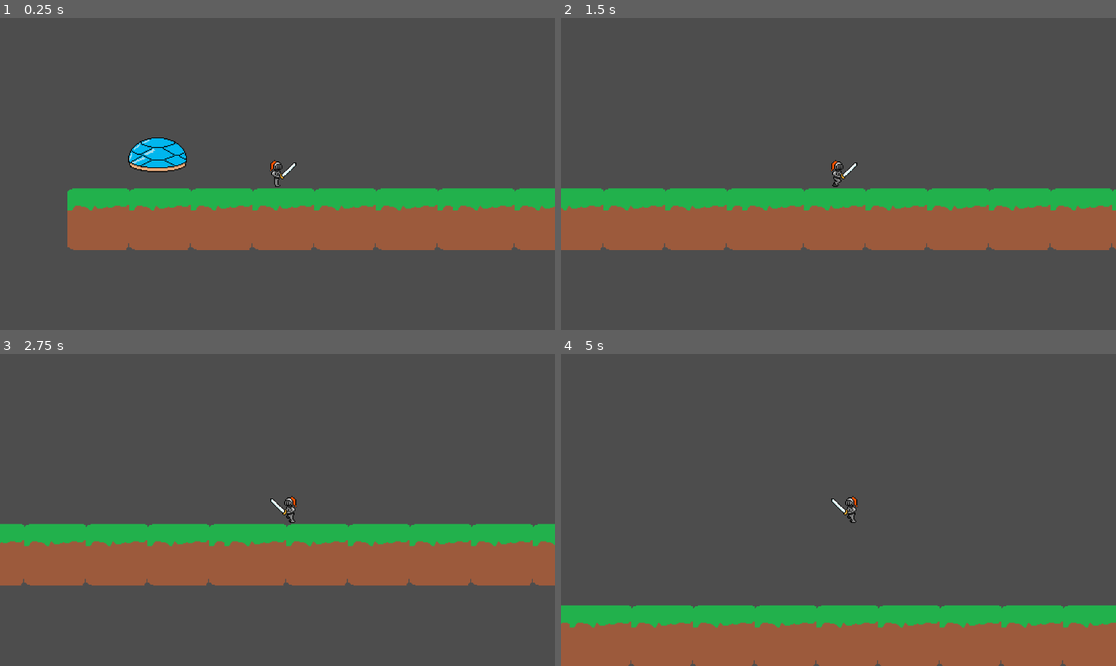
Above: before the commit, frames 1-4 (two rows, left to right).
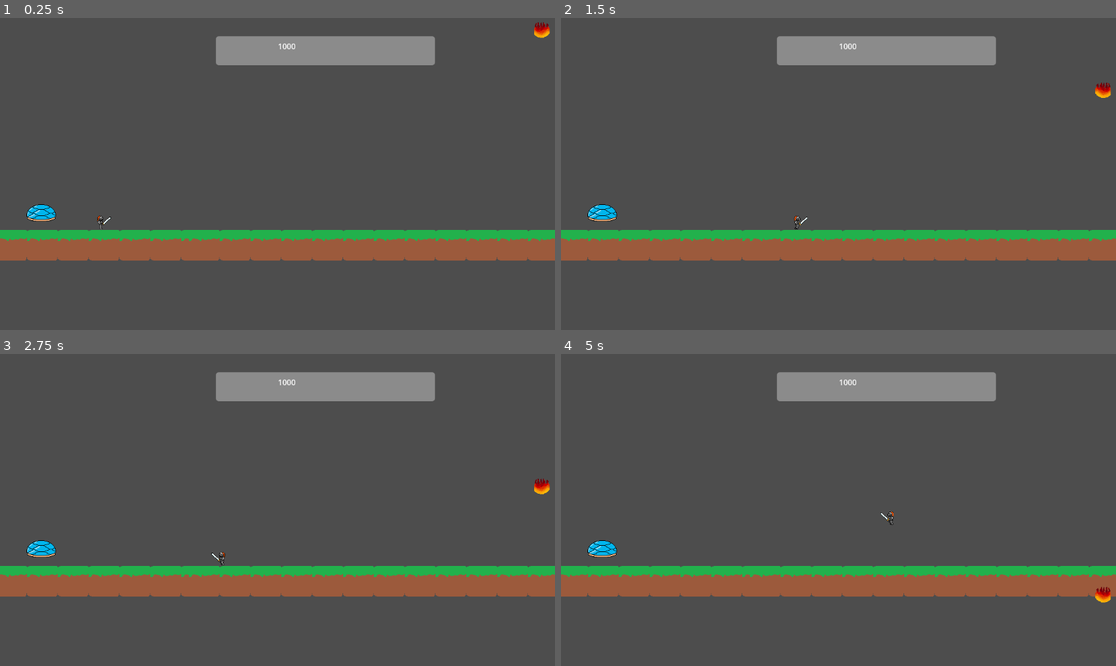
Above: after the commit, the same moments.

Repository: pbagnoud/trijam311
Game: Godot game, scene res://scene/main.tscn
Two runs of this game, one before a commit and one after it. Both use one fixed random seed, a clock stepped at 60 frames per second and the inputs below.
Inputs:
- Up to frame 1 (0.25 s): no input
- Up to frame 2 (1.5 s): tap Enter (ui_accept) at 0.5, 0.77 s; hold Right (ui_right) from 0.53 s (still down)
- Up to frame 3 (2.75 s): tap Enter (ui_accept) at 1.52 s; release Right (ui_right) at 2.03 s; hold Left (ui_left) from 2.03 s (still down)
- Up to frame 4 (5 s): release Left (ui_left) at 2.78 s; hold Right (ui_right) 2.78-4.28 s; tap Enter (ui_accept) at 3.02, 3.77, 4.52 s; hold Left (ui_left) from 4.28 s (still down)

The runs differ from the first frame. In frame 1, 24% of the frame differs, in the area x 0-100%, y 1-78%; in frame 2, 24%; in frame 3, 24%; in frame 4, 33%, in the area x 0-100%, y 5-100%.

Commit message:
Ajouté Bounce mais pas bien

Diff:
--- a/trijam311/scene/Character.tscn
+++ b/trijam311/scene/Character.tscn
@@ -88,4 +88,6 @@
 frame_progress = 0.11389
 
 [node name="Camera2D" type="Camera2D" parent="."]
+visible = false
+enabled = false
 zoom = Vector2(2, 2)
--- a/trijam311/scene/main.tscn
+++ b/trijam311/scene/main.tscn
@@ -6,11 +6,7 @@
 [ext_resource type="PackedScene" uid="uid://c74xxvv5fksis" path="res://scene/boss.tscn" id="4_dfo6j"]
 [ext_resource type="PackedScene" uid="uid://l0ckss6wxr26" path="res://scene/fireball.tscn" id="5_4bfyv"]
 [ext_resource type="Texture2D" uid="uid://c7xfb6l25y2n3" path="res://asset/background.png" id="6_4vopv"]
-
-
-[ext_resource type="PackedScene" path="res://scene/Boss_healthbar.tscn" id="7_r1egk"]
-
-
+[ext_resource type="PackedScene" uid="uid://yn5ufdfx561d" path="res://scene/Boss_healthbar.tscn" id="7_r1egk"]
 
 [sub_resource type="TileSetAtlasSource" id="TileSetAtlasSource_f0eti"]
 texture = ExtResource("2_lefjs")
--- a/trijam311/script/character.gd
+++ b/trijam311/script/character.gd
@@ -5,6 +5,7 @@
 const JUMP_VELOCITY = -400.0
 @onready var sprite: AnimatedSprite2D = $AnimatedSprite2D
 
+signal hit_dragon
 
 func _physics_process(delta: float) -> void:
 	# Add the gravity.
@@ -33,7 +34,10 @@
 		sprite.flip_h = false
 
 
-
-
-
 	move_and_slide()
+	for i in get_slide_collision_count():
+		var collision = get_slide_collision(i)
+		if collision.get_collider().name == "Node2D":
+			hit_dragon.emit()
+			velocity.x = 1 * SPEED *10
+			velocity.y = JUMP_VELOCITY
Not shown: 1 places in trijam311/scene/Boss_healthbar.tscn that only renumber resources
